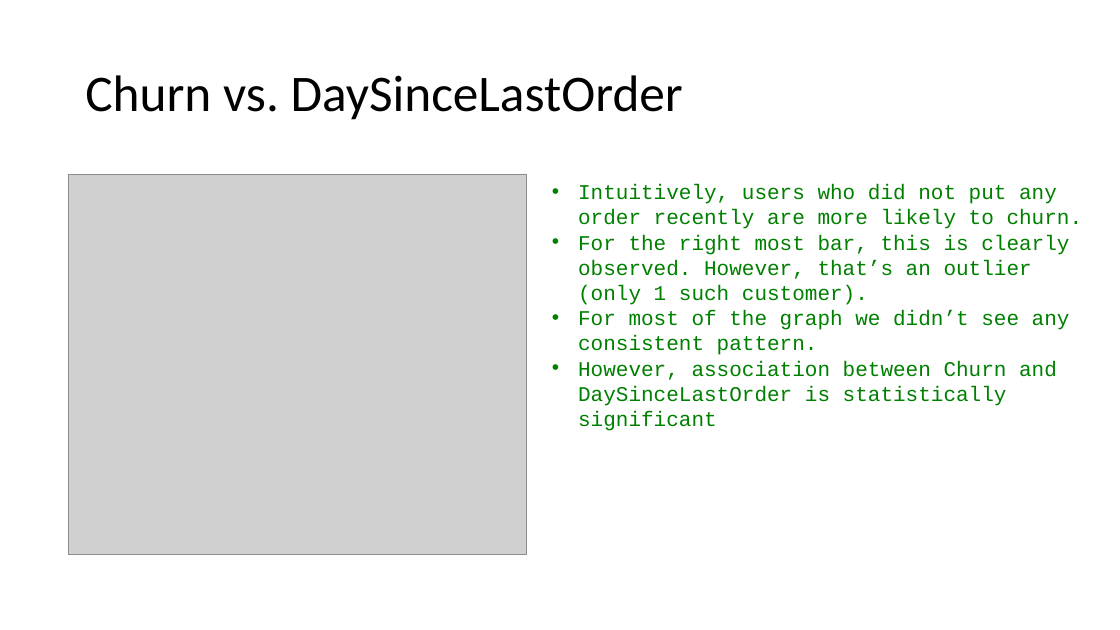
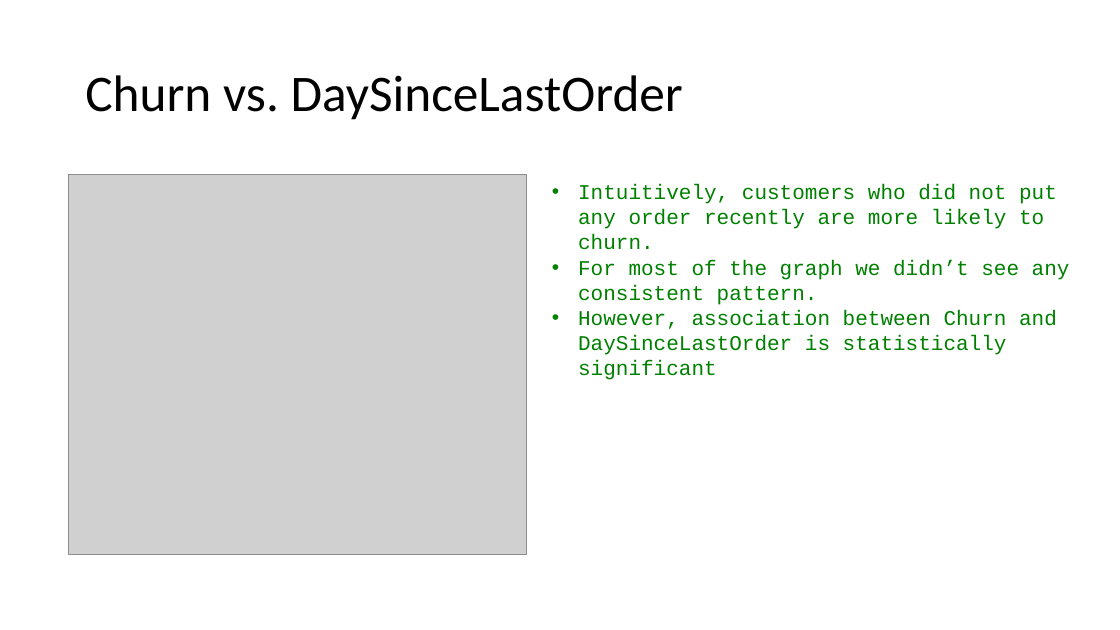
Before and after one commit to jalalmahmud/churn-analysis, a slide deck: slide 24 of Presentation-Churn-JalalMahmud.pptx. Drawn at 1120x630 pixels with LibreOffice and Linux fonts; fonts in the diff are those of the drawing; grey boxes stand for pictures. Boxes give left, top, right and bottom in pixels: in the first picture for what was removed or moved away, otherwise in the second. Text is boxed around its words. In the diff, an @@ line names an element or a change of style, - is before the commit and + after.

```diff
--- a/Presentation-Churn-JalalMahmud.pptx
+++ b/Presentation-Churn-JalalMahmud.pptx
@@ text at bbox=[578, 184, 1057, 250]: text changed @@
-• Intuitively, users who did not put any order recently are more likely to churn.
-• For the right most bar, this is clearly observed. However, that’s an outlier (only 1 such customer).
+• Intuitively, customers who did not put any order recently are more likely to churn.
```
Also in this commit, not shown: 8 other slides changed.
